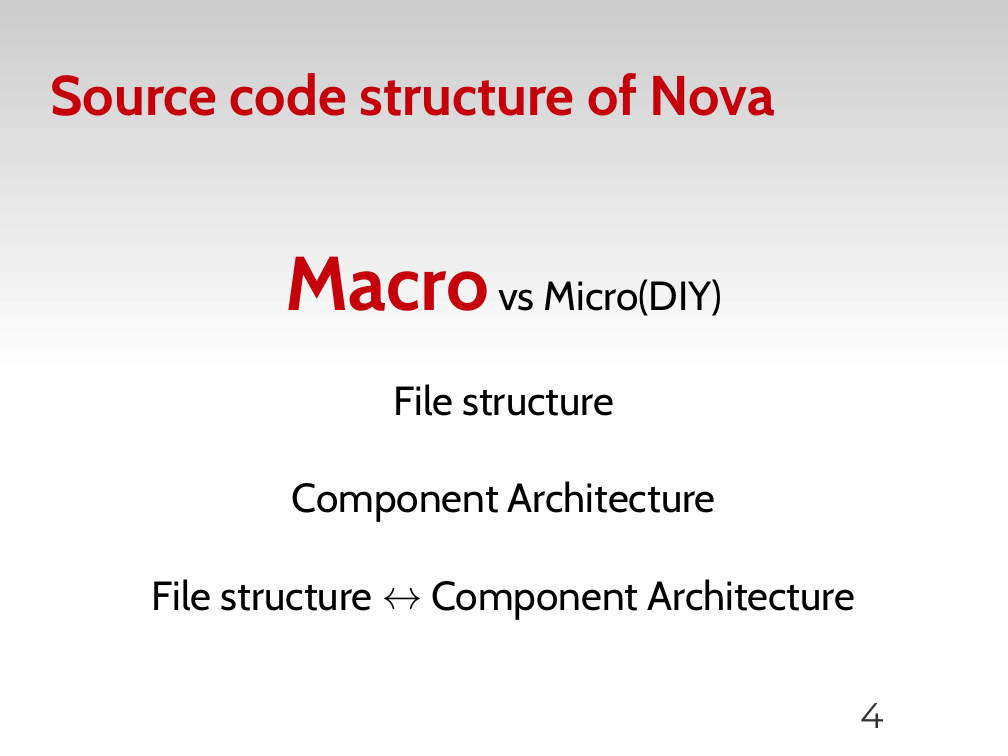
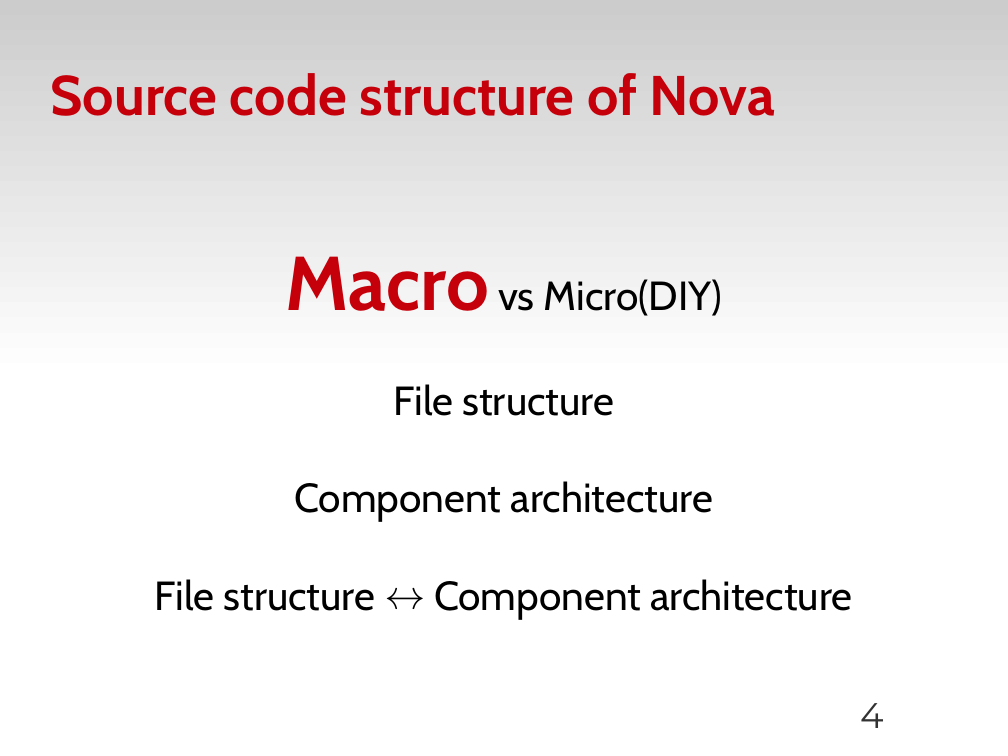
Before and after one commit to zyluo/talk-COSUG-2012, a slide deck: slide 4 of COSUG-2012-LZY.odp. Drawn at 1008x756 pixels with LibreOffice and Linux fonts; fonts in the diff are those of the drawing; background and template pictures are left out. Boxes give left, top, right and bottom in pixels: in the first picture for what was removed or moved away, otherwise in the second. Text is boxed around its words. In the diff, an @@ line names an element or a change of style, - is before the commit and + after.

```diff
--- a/COSUG-2012-LZY.odp
+++ b/COSUG-2012-LZY.odp
@@ subtitle at [155,481,852,619]: text changed @@
-Component Architecture
-File structure ↔ Component Architecture
+Component architecture
+File structure ↔ Component architecture
```
Also in this commit, not shown: 9 other slides changed.
